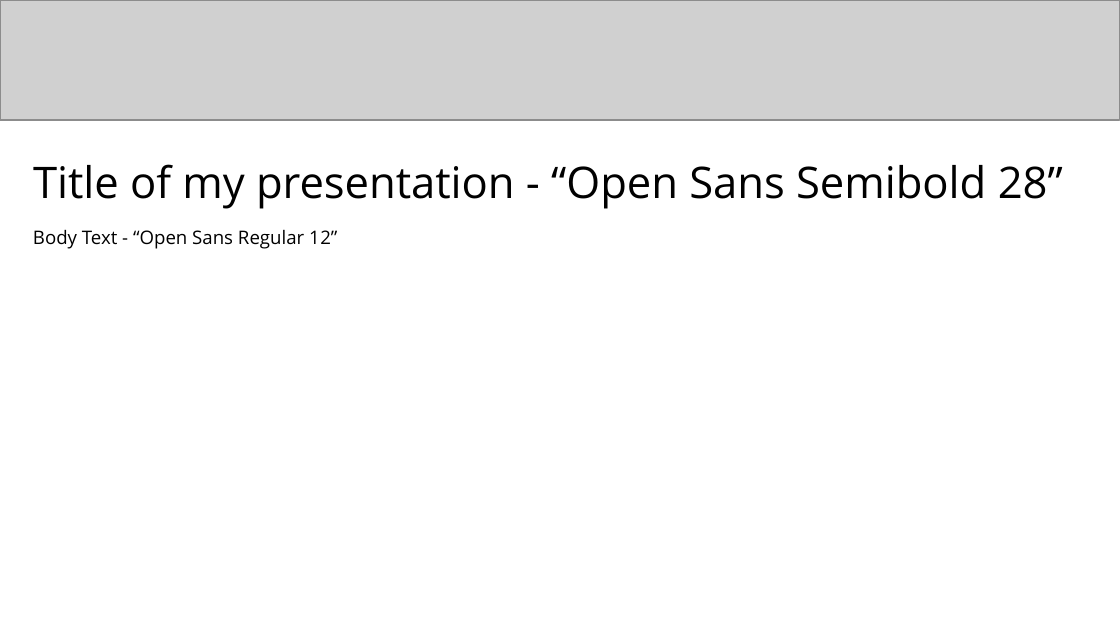
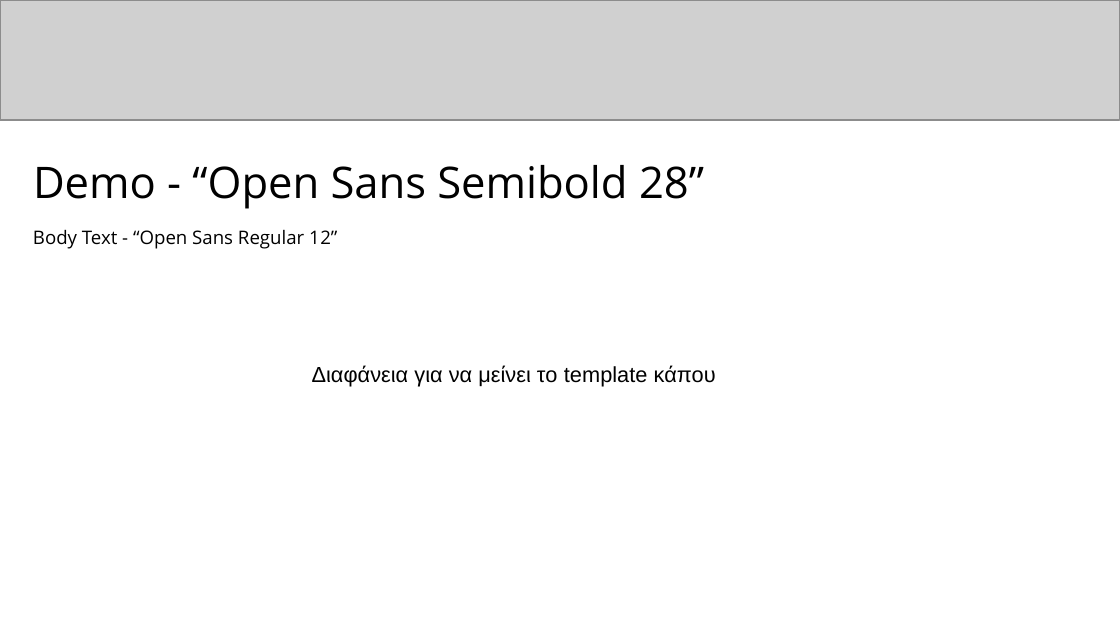
Before and after one commit to kwpap/Diplomatiki_kwpap_step_1, a slide deck: slide 8 of 4σέλιδο/Παρουσίαση/cest2023-ppt-template_working.pptx (slide 2 before the commit). Drawn at 1120x630 pixels with LibreOffice and Linux fonts; fonts in the diff are those of the drawing; grey boxes stand for pictures. Boxes give left, top, right and bottom in pixels: in the first picture for what was removed or moved away, otherwise in the second. Text is boxed around its words. In the diff, an @@ line names an element or a change of style, - is before the commit and + after.

Commit message:
presentation

```diff
--- a/4σέλιδο/Παρουσίαση/cest2023-ppt-template_working.pptx
+++ b/4σέλιδο/Παρουσίαση/cest2023-ppt-template_working.pptx
@@ text at [33, 165, 704, 209]: text changed @@
-Title of my presentation - “Open Sans Semibold 28”
+Demo - “Open Sans Semibold 28”
@@ text added at [312, 365, 716, 387], 14 pt, text #000000 @@
+Διαφάνεια για να μείνει το template κάπου
```
Also in this commit, not shown: 6 slides added, 1 slide removed, 6 other files.
